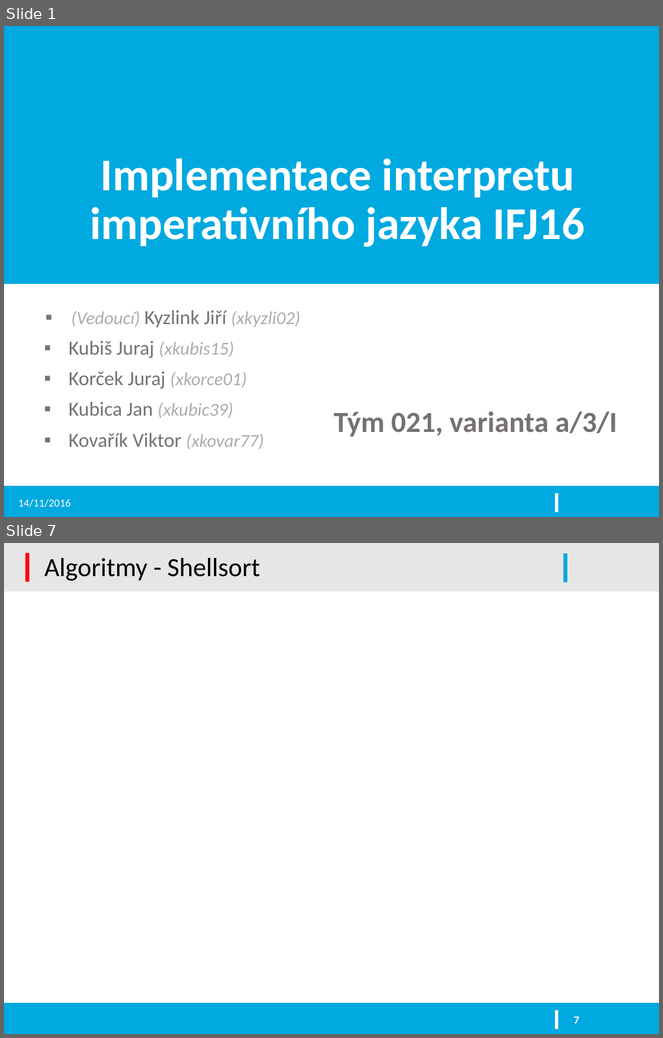
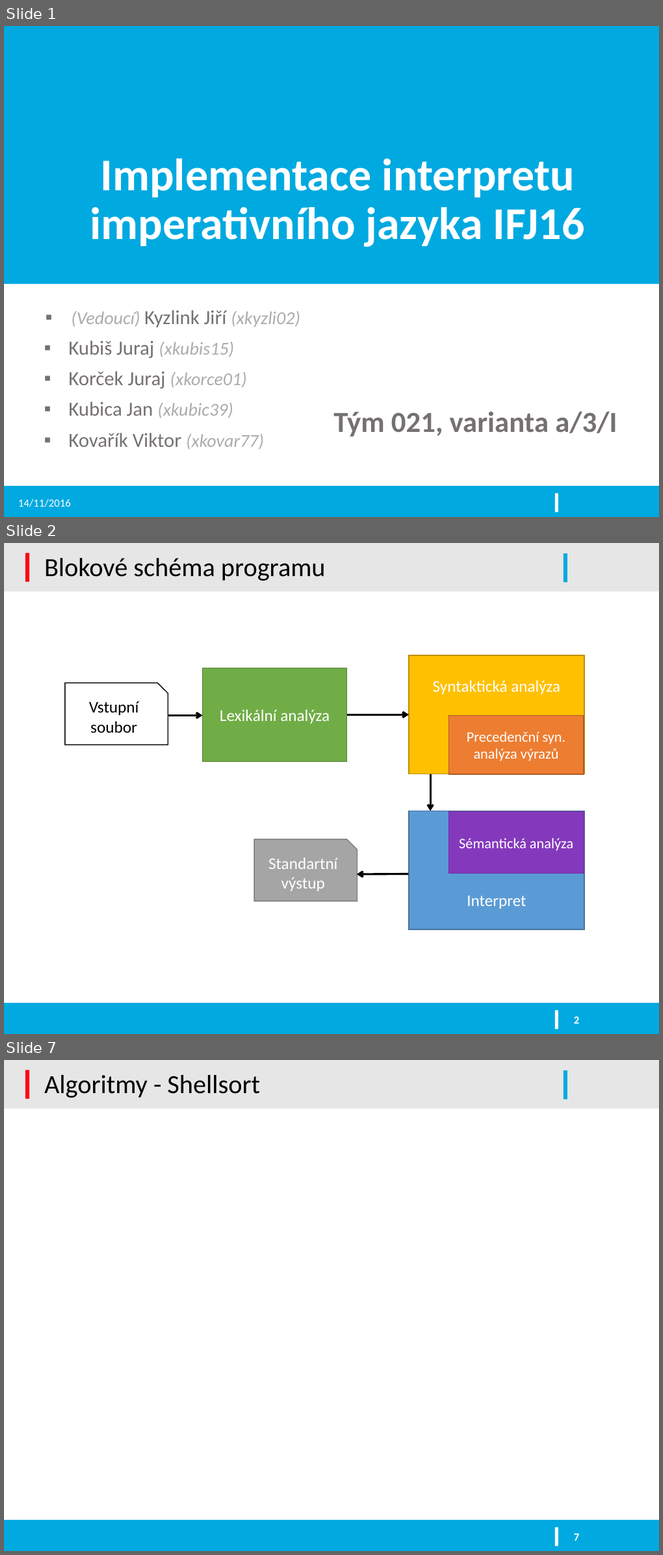
Before and after one commit to kysel/IFJ16, a slide deck: docs/prezentace.pptx. Shown one above the other, each under a label of ours: slides 1 and 7 before the commit, slides 1, 2 and 7 after it; the slides between them are not shown. The pictures are 663x1038 and 663x1555 pixels, drawn with LibreOffice and Linux fonts; fonts in the diff are those of the drawing; background and template pictures are left out. Boxes give left, top, right and bottom in pixels: in the first picture for what was removed or moved away, otherwise in the second. Text is boxed around its words. In the diff, an @@ line names an element or a change of style, - is before the commit and + after.

```diff
--- a/docs/prezentace.pptx
+++ b/docs/prezentace.pptx
@@ slide 2 added at <box>4,543,659,1034</box>, background #FFFFFF; not listed: 5 template elements that a slide beside it also shows @@
@@ title added at <box>44,558,326,581</box>, 28.8 pt, text #000000 @@
+Blokové schéma programu
@@ rectangle added at <box>409,655,584,774</box>, fill #FFC000, outline #BD8E00 1 pt, 18 pt, text #FFFFFF @@
+Syntaktická analýza
@@ rectangle added at <box>202,668,347,762</box>, fill #70AD47, outline #538035 1 pt, 18 pt, text #FFFFFF @@
+Lexikální analýza
@@ snip rect added at <box>65,683,168,745</box>, fill #FFFFFF, outline #000000 1 pt, 18 pt, text #000000 @@
+Vstupní soubor
@@ arrow added from (168, 715) to (202, 715), #000000 2.25 pt @@
@@ arrow added from (347, 715) to (409, 715), #000000 2.25 pt @@
@@ rectangle added at <box>449,715,584,774</box>, fill #ED7D31, outline #AF5C24 1 pt, 16 pt, text #FFFFFF @@
+Precedenční syn. analýza výrazů
@@ arrow added from (430, 774) to (430, 811), #000000 2.25 pt @@
@@ rectangle added at <box>409,811,584,930</box>, fill #5B9BD5, outline #43739E 1 pt, 18 pt, text #FFFFFF @@
+Interpret
@@ rectangle added at <box>449,811,584,873</box>, fill #8439BD, outline #7030A0 1 pt, 16 pt, text #FFFFFF @@
+Sémantická analýza
@@ snip rect added at <box>254,840,357,901</box>, fill #A5A5A5, outline #7A7A7A 1 pt, 18 pt, text #FFFFFF @@
+Standartní výstup
@@ arrow added from (408, 874) to (357, 875), #000000 2.25 pt @@
@@ page number added at <box>574,1017,579,1024</box>, 12 pt, text #FFFFFF, bold @@
+2
```
Also in this commit, not shown: 8 other slides added, 5 slides removed.
